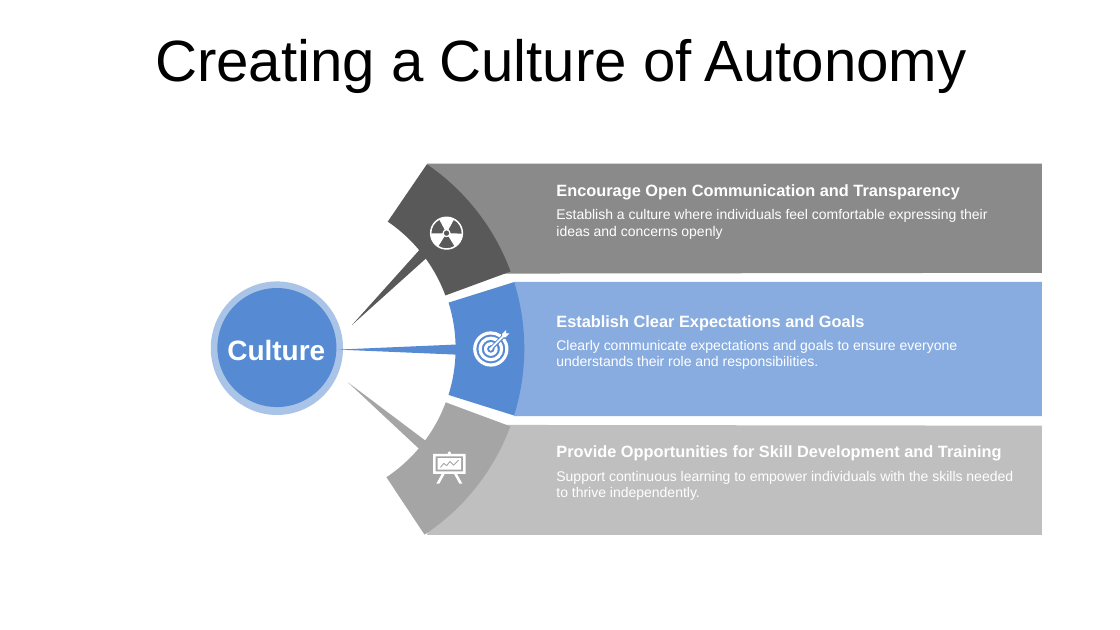
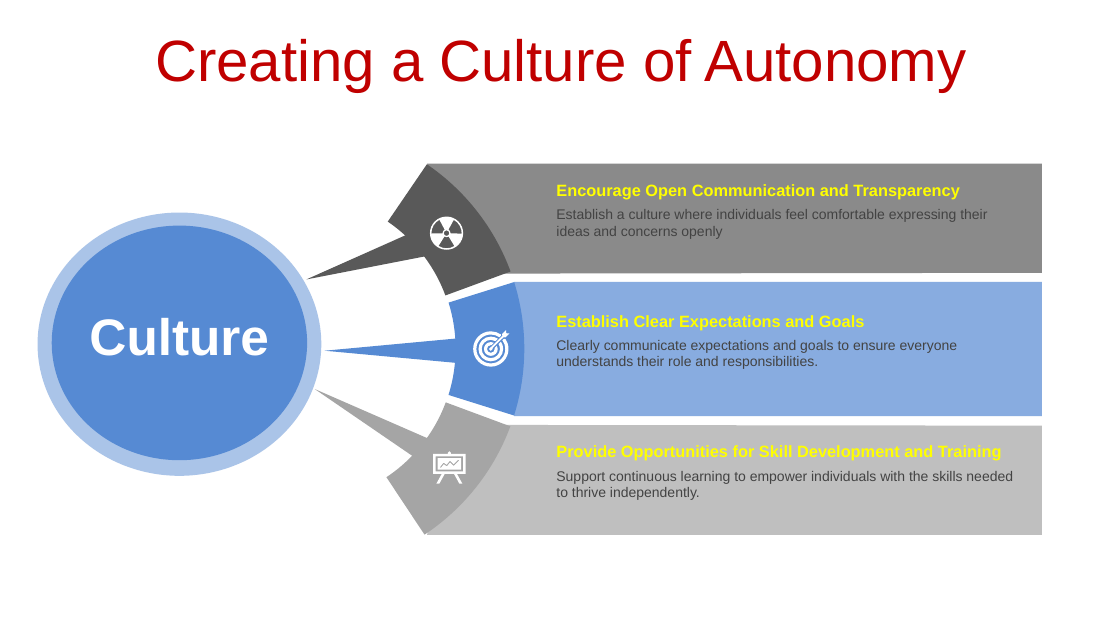
Before and after one commit to tringuyen2711/JTYB, a slide deck: slide 7 of Challenge 0/Autonomy.pptx. Drawn at 1120x630 pixels with LibreOffice and Linux fonts; fonts in the diff are those of the drawing. Boxes give left, top, right and bottom in pixels: in the first picture for what was removed or moved away, otherwise in the second. Text is boxed around its words. In the diff, an @@ line names an element or a change of style, - is before the commit and + after.

```diff
--- a/Challenge 0/Autonomy.pptx
+++ b/Challenge 0/Autonomy.pptx
@@ text "Creating a Culture of Autonomy" at (155,38,967,92): text colour #000000 to #C00000 @@
@@ ellipse: place and size @@
-ellipse at (211,281,343,415)
+ellipse at (38,213,322,476)
@@ ellipse: place and size @@
-ellipse at (218,288,337,408)
+ellipse at (52,226,308,460)
@@ triangle at (301,226,436,294): rotation 225 to 252 degrees @@
@@ text "Culture": place and size @@
-text "Culture" at (227,339,325,361)
+text "Culture" at (89,318,269,356)
@@ text "Culture" at (89,318,269,356): size 24 to 44 pt @@
@@ triangle: place and size @@
-triangle at (338,344,464,355)
+triangle at (325,338,460,363)
@@ triangle at (309,379,429,460): rotation 310 to 299 degrees @@
@@ text colour #FFFFFF to #FFFF00 in 3 elements at (556,184,959,200), (556,315,864,330), (556,445,1002,461) @@
@@ text colour #FFFFFF to #434343 in 3 elements at (556,209,987,239), (556,340,957,369), (556,471,1013,500) @@
```
Also in this commit, not shown: 8 other slides changed.
